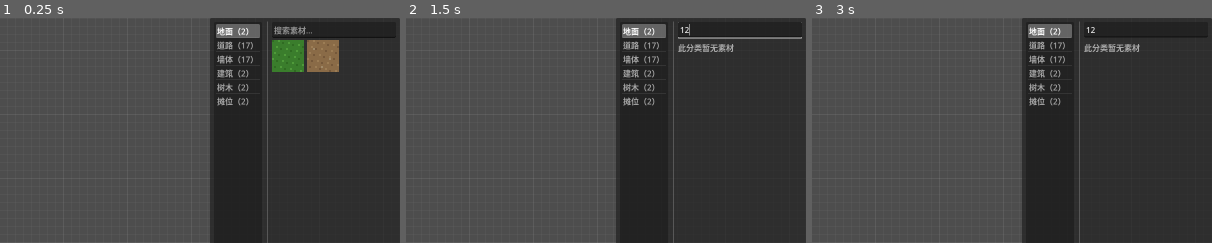
Above: before the commit, frames 1-3 (left to right).
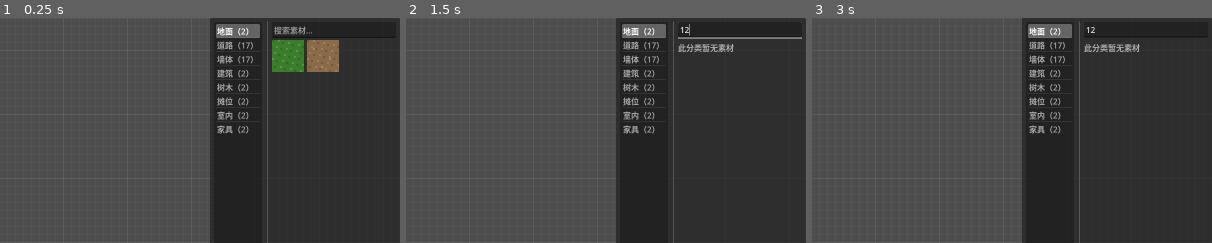
Above: after the commit, the same moments.

Repository: Xeehho/tilemason
Game: Godot game, scene res://scenes/main.tscn
Same seed, same stepped clock (60 frames per second), same inputs: the game is played once before the commit and once after it.
Inputs (mouse positions are % of the whole screen's width and height, from its top left):
- Up to frame 1 (0.25 s): no input
- Up to frame 2 (1.5 s): click (92, 3) at 0.52 s; type "12" at 0.6 s; click (14, 3) at 1.27 s
- Up to frame 3 (3 s): click (17, 3) at 2.02 s; click (19, 3) at 2.77 s
The pictures show only the part of the screen within x 50-100%, y 0-50%; the shares and areas given below are measured in that part.

The runs differ from the first frame. In frame 1, 0.3% of the frame differs, in the area x 54-63%, y 41-52%; in frame 2, 0.3%; in frame 3, 0.3%.

Commit message:
feat: demo 素材补室内与家具两类（素材面板九类全满）
- 新增 4 件：木地板/地砖（16px indoor，木板缝与棋盘格拼花）、
  方桌/货架（48px furniture，桌腿台上物/隔板货物）——面板分类
  与 design.md §6.1 九类约定完全对齐，共 46 件
- 验证：生成器确定性输出、import、冒烟实测素材 46 项、素材
  探针 20/20 重跑；python 补丁缩进锚点勘误后全命中（assert 拦截
  一次）

Co-authored-by: GLM <noreply@z.ai>

Diff:
--- a/assets/demo/pack.json
+++ b/assets/demo/pack.json
@@ -65,6 +65,26 @@
 			"category": "building",
 			"file": "props/house_shop.png",
 			"name": "店铺"
+		},
+		{
+			"category": "indoor",
+			"file": "tiles/floor_wood.png",
+			"name": "木地板"
+		},
+		{
+			"category": "indoor",
+			"file": "tiles/floor_tile.png",
+			"name": "地砖"
+		},
+		{
+			"category": "furniture",
+			"file": "props/table.png",
+			"name": "方桌"
+		},
+		{
+			"category": "furniture",
+			"file": "props/shelf.png",
+			"name": "货架"
 		},
 		{
 			"category": "stall",
--- a/tools/gen_demo_pack.gd
+++ b/tools/gen_demo_pack.gd
@@ -46,6 +46,10 @@
 	_gen_prop("props/house.png", _paint_house)
 	_gen_prop("props/house_shop.png", _paint_house_shop)
 	_gen_prop("props/stall_red.png", _paint_stall.bind(AWNING_A, STALL_GOODS_A))
+	_gen_tile("tiles/floor_wood.png", _paint_floor_wood)
+	_gen_tile("tiles/floor_tile.png", _paint_floor_tile)
+	_gen_prop("props/table.png", _paint_table)
+	_gen_prop("props/shelf.png", _paint_shelf)
 	_gen_prop("props/stall_green.png", _paint_stall.bind(Color("4f9a3a"), STALL_GOODS_B))
 	# 自动连接变体集：道路/墙各 15 种掩码（P2，design.md §2.2）
 	for mask in range(1, 16):
@@ -53,7 +57,7 @@
 	for mask in range(1, 16):
 		_gen_tile("tiles/wall_v%d.png" % mask, _paint_wall_mask.bind(mask))
 	_write_manifest()
-	print("[TileMason] demo 素材包生成完毕：%s（42 件）" % ProjectSettings.globalize_path(OUT_DIR))
+	print("[TileMason] demo 素材包生成完毕：%s（46 件）" % ProjectSettings.globalize_path(OUT_DIR))
 	quit(0)
 
 func _prepare_dirs() -> void:
@@ -221,6 +225,42 @@
 	if not (mask & 2):
 		_rect(img, 14, 0, 2, 16, MORTAR)
 
+## 室内地板（16px，indoor 类）
+func _paint_floor_wood(img: Image) -> void:
+	for y in 16:
+		for x in 16:
+			_speckle(img, x, y, Color("9c7148"), Color("8a6240"), Color("ab8055"))
+	for x in 16: # 横向木板缝
+		img.set_pixel(x, 5, Color("6e4e33"))
+		img.set_pixel(x, 11, Color("6e4e33"))
+
+func _paint_floor_tile(img: Image) -> void:
+	_rect(img, 0, 0, 8, 8, Color("c8cdd4"))
+	_rect(img, 8, 0, 8, 8, Color("b8bec6"))
+	_rect(img, 0, 8, 8, 8, Color("b8bec6"))
+	_rect(img, 8, 8, 8, 8, Color("c8cdd4"))
+	_rect(img, 7, 0, 1, 16, Color("98a0aa"))
+	_rect(img, 0, 7, 16, 1, Color("98a0aa"))
+
+## 家具（48px，furniture 类）
+func _paint_table(img: Image) -> void:
+	_rect(img, 10, 18, 28, 12, Color("8a6b47")) # 桌面
+	_rect(img, 10, 18, 28, 2, Color("a08a6a"))
+	_rect(img, 13, 30, 4, 12, Color("6b4a2b")) # 桌腿
+	_rect(img, 31, 30, 4, 12, Color("6b4a2b"))
+	_rect(img, 18, 13, 8, 5, Color("c9b458")) # 桌上物
+
+func _paint_shelf(img: Image) -> void:
+	_rect(img, 12, 6, 24, 36, Color("7a5c3d")) # 架体
+	_rect(img, 12, 16, 24, 2, Color("5d4429")) # 隔板
+	_rect(img, 12, 26, 24, 2, Color("5d4429"))
+	_rect(img, 14, 9, 6, 6, Color("c94f4f")) # 货物
+	_rect(img, 24, 9, 6, 6, Color("8fb8d9"))
+	_rect(img, 15, 19, 5, 6, Color("8fb8d9"))
+	_rect(img, 23, 19, 5, 6, Color("c9b458"))
+	_rect(img, 17, 29, 6, 6, Color("c9b458"))
+	_rect(img, 26, 29, 6, 6, Color("c94f4f"))
+
 func _write_manifest() -> void:
 	var assets := [
 		{"file": "tiles/grass.png", "name": "草地", "category": "ground"},
@@ -233,6 +273,10 @@
 		{"file": "props/tree_big.png", "name": "大树", "category": "tree"},
 		{"file": "props/house.png", "name": "民居", "category": "building"},
 		{"file": "props/house_shop.png", "name": "店铺", "category": "building"},
+		{"file": "tiles/floor_wood.png", "name": "木地板", "category": "indoor"},
+		{"file": "tiles/floor_tile.png", "name": "地砖", "category": "indoor"},
+		{"file": "props/table.png", "name": "方桌", "category": "furniture"},
+		{"file": "props/shelf.png", "name": "货架", "category": "furniture"},
 		{"file": "props/stall_red.png", "name": "摊位·食", "category": "stall"},
 		{"file": "props/stall_green.png", "name": "摊位·杂", "category": "stall"},
 	]
Binary file added: assets/demo/props/shelf.png
Not shown, added: assets/demo/props/shelf.png.import
Binary file added: assets/demo/props/table.png
Not shown, added: assets/demo/props/table.png.import
Binary file added: assets/demo/tiles/floor_tile.png
Not shown, added: assets/demo/tiles/floor_tile.png.import
Binary file added: assets/demo/tiles/floor_wood.png
Not shown, added: assets/demo/tiles/floor_wood.png.import
